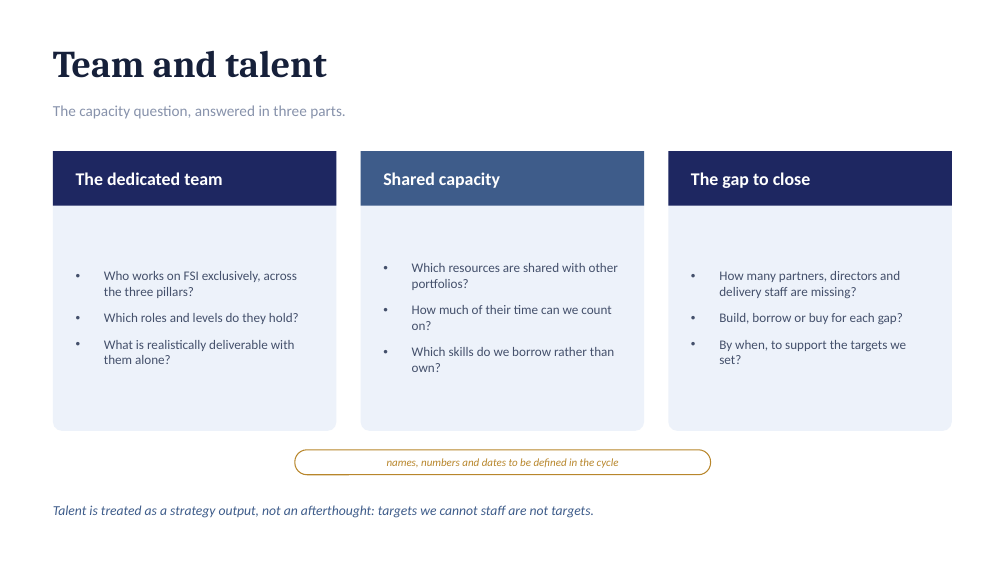
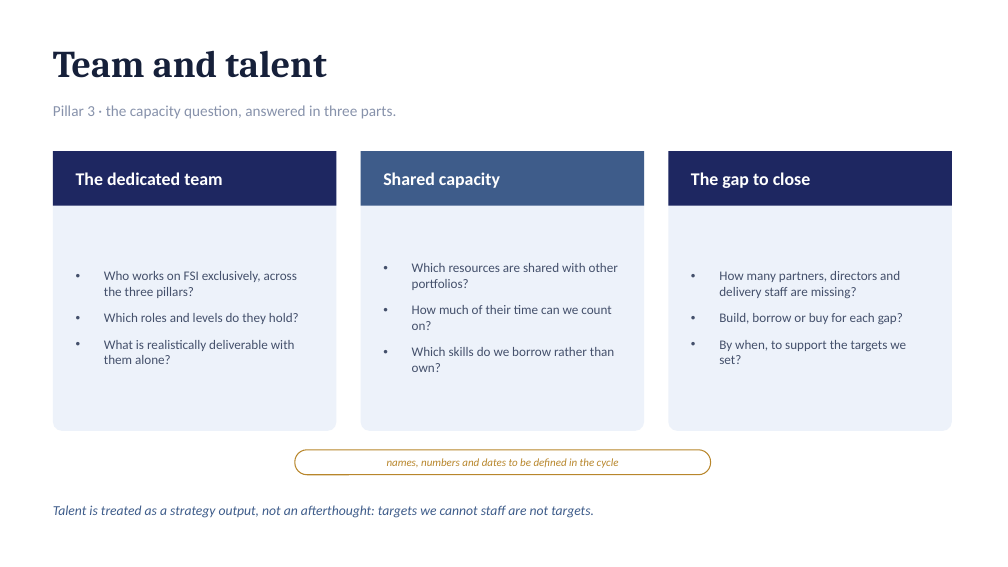
Before and after one commit to dhajjar-cyber/bae, a slide deck: slide 9 of FSI strategy/EAIND-FSI-Strategy-Development-Plan.pptx. Drawn at 1008x567 pixels with LibreOffice and Linux fonts; fonts in the diff are those of the drawing. Boxes give left, top, right and bottom in pixels: in the first picture for what was removed or moved away, otherwise in the second. Text is boxed around its words. In the diff, an @@ line names an element or a change of style, - is before the commit and + after.

```diff
--- a/FSI strategy/EAIND-FSI-Strategy-Development-Plan.pptx
+++ b/FSI strategy/EAIND-FSI-Strategy-Development-Plan.pptx
@@ text at <box>53,105,397,119</box>: text changed @@
-The capacity question, answered in three parts.
+Pillar 3 · the capacity question, answered in three parts.
```
Also in this commit, not shown: 16 other slides changed, 2 slides added, 2 slides removed, 2 other files.
